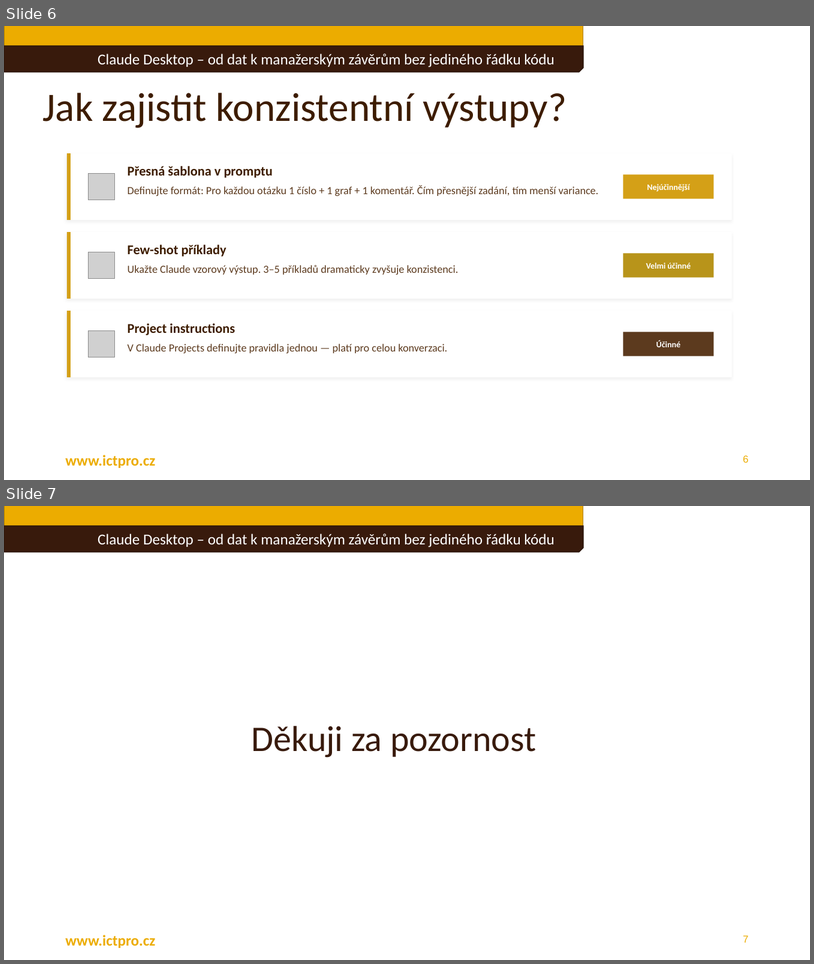
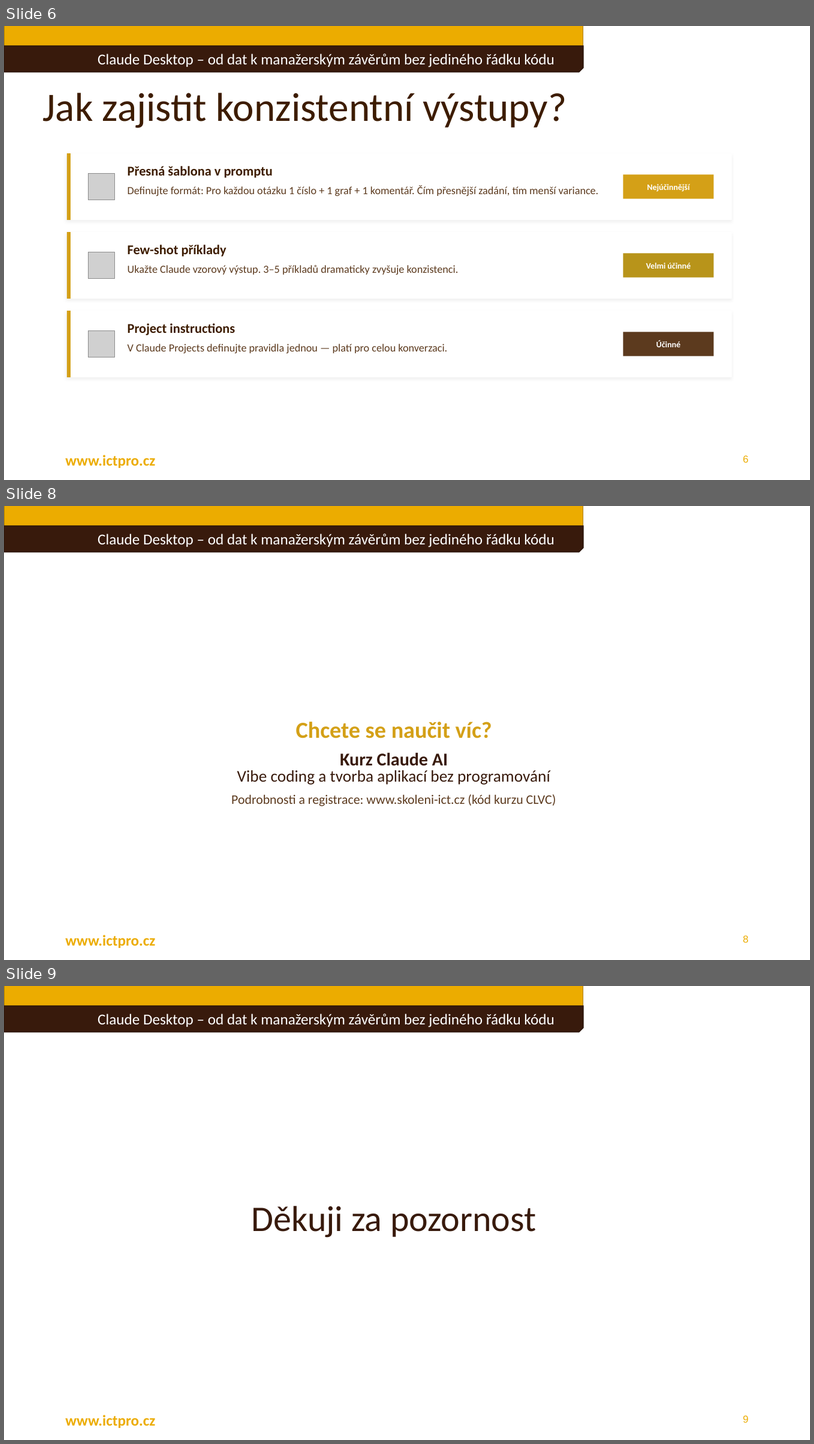
Before and after one commit to ICT-Pro/workshopy_rozkosny, a slide deck: ws52/Claude Desktop - od dat k manažerským závěrům bez jediného řádku kódu.pptx. Shown one above the other, each under a label of ours: slides 6 and 7 before the commit, slides 6, 8 and 9 after it; the slides between them are not shown. The pictures are 814x964 and 814x1444 pixels, drawn with LibreOffice and Linux fonts; fonts in the diff are those of the drawing; grey boxes stand for pictures; background and template pictures are left out. Boxes give left, top, right and bottom in pixels: in the first picture for what was removed or moved away, otherwise in the second. Text is boxed around its words. In the diff, an @@ line names an element or a change of style, - is before the commit and + after.

```diff
--- a/ws52/Claude Desktop - od dat k manažerským závěrům bez jediného řádku kódu.pptx
+++ b/ws52/Claude Desktop - od dat k manažerským závěrům bez jediného řádku kódu.pptx
@@ slide 8 added at (4, 506, 810, 960), background #FFFFFF; not listed: 3 template elements that a slide beside it also shows @@
@@ text added at (231, 721, 557, 806), 15.6 pt, text #5C3A1E @@
+Chcete se naučit víc?
+Kurz Claude AI
+Vibe coding a tvorba aplikací bez programování
+Podrobnosti a registrace: www.skoleni-ict.cz (kód kurzu CLVC)
@@ text added at (65, 934, 155, 948), 18 pt, text #ECAC00, bold @@
+www.ictpro.cz
@@ page number added at (743, 935, 749, 942), 12 pt, text #ECAC00 @@
+8
@@ what was slide 7 is now slide 9 @@
@@ page number at (743, 1415, 749, 1422): text changed @@
-7
+9
```
Also in this commit, not shown: 1 other slide added.
